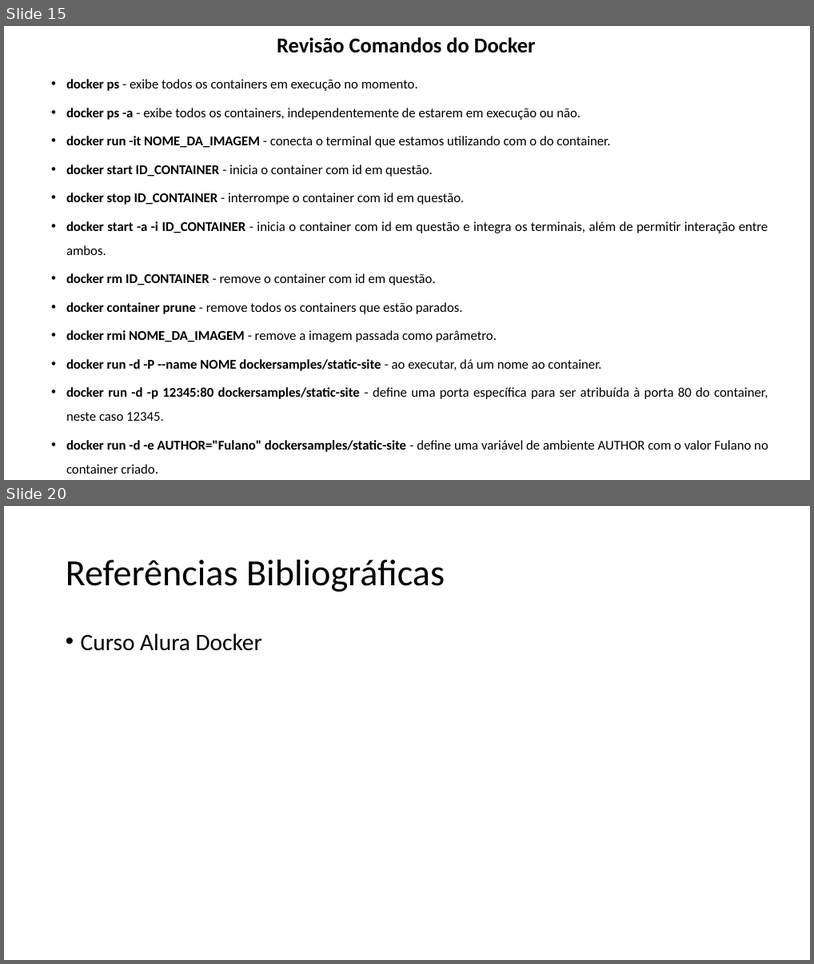
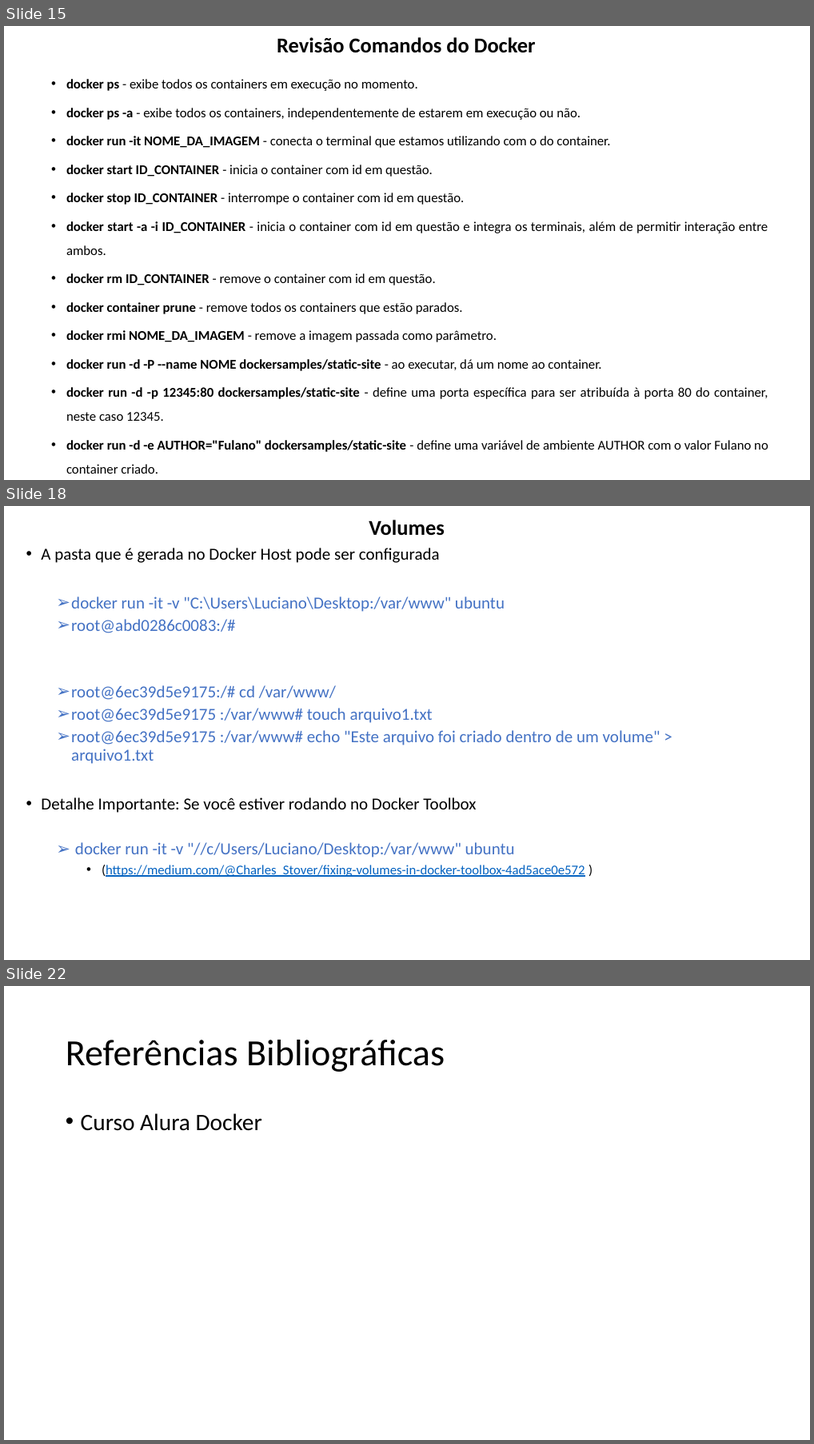
Before and after one commit to lacsousa/learning-docker, a slide deck: docs/docker-resumo.pptx. Shown one above the other, each under a label of ours: slides 15 and 20 before the commit, slides 15, 18 and 22 after it; the slides between them are not shown. The pictures are 814x964 and 814x1444 pixels, drawn with LibreOffice and Linux fonts; fonts in the diff are those of the drawing. Boxes give left, top, right and bottom in pixels: in the first picture for what was removed or moved away, otherwise in the second. Text is boxed around its words. In the diff, an @@ line names an element or a change of style, - is before the commit and + after.

Commit message:
Adicionando conceitos de Volumes

```diff
--- a/docs/docker-resumo.pptx
+++ b/docs/docker-resumo.pptx
@@ slide 18 added at <box>4,506,810,960</box>, background #FFFFFF @@
@@ title added at <box>369,520,445,536</box>, 25.2 pt, text #000000, bold @@
+Volumes
@@ text added at <box>41,548,661,876</box>, 20 pt, text #4472C4 @@
+• A pasta que é gerada no Docker Host pode ser configurada
+  ➢ docker run -it -v "C:\Users\Luciano\Desktop:/var/www" ubuntu
+  ➢ root@abd0286c0083:/#
+  ➢ root@6ec39d5e9175:/# cd /var/www/
+  ➢ root@6ec39d5e9175 :/var/www# touch arquivo1.txt
+  ➢ root@6ec39d5e9175 :/var/www# echo "Este arquivo foi criado dentro de um volume" > arquivo1.txt
+  • Detalhe Importante: Se você estiver rodando no Docker Toolbox
+  ➢ docker run -it -v "//c/Users/Luciano/Desktop:/var/www" ubuntu
+    • (https://medium.com/@Charles_Stover/fixing-volumes-in-docker-toolbox-4ad5ace0e572 )
@@ what was slide 20 is now slide 22 @@
```
Also in this commit, not shown: 2 other slides added, 1 slide removed.
